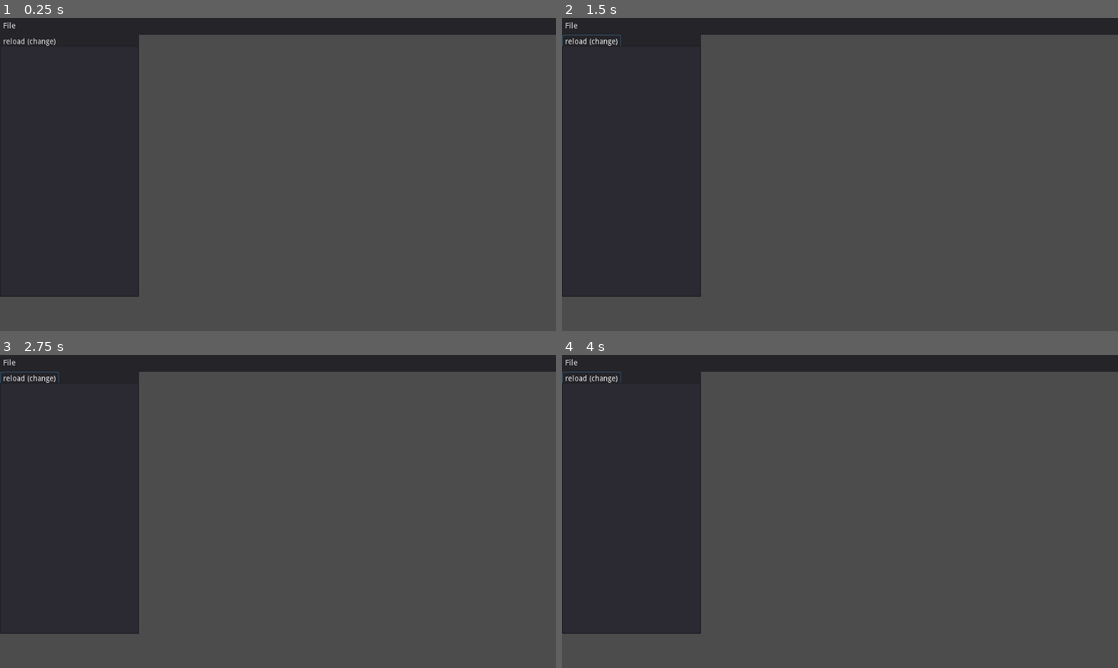
Above: before the commit, frames 1-4 (two rows, left to right).
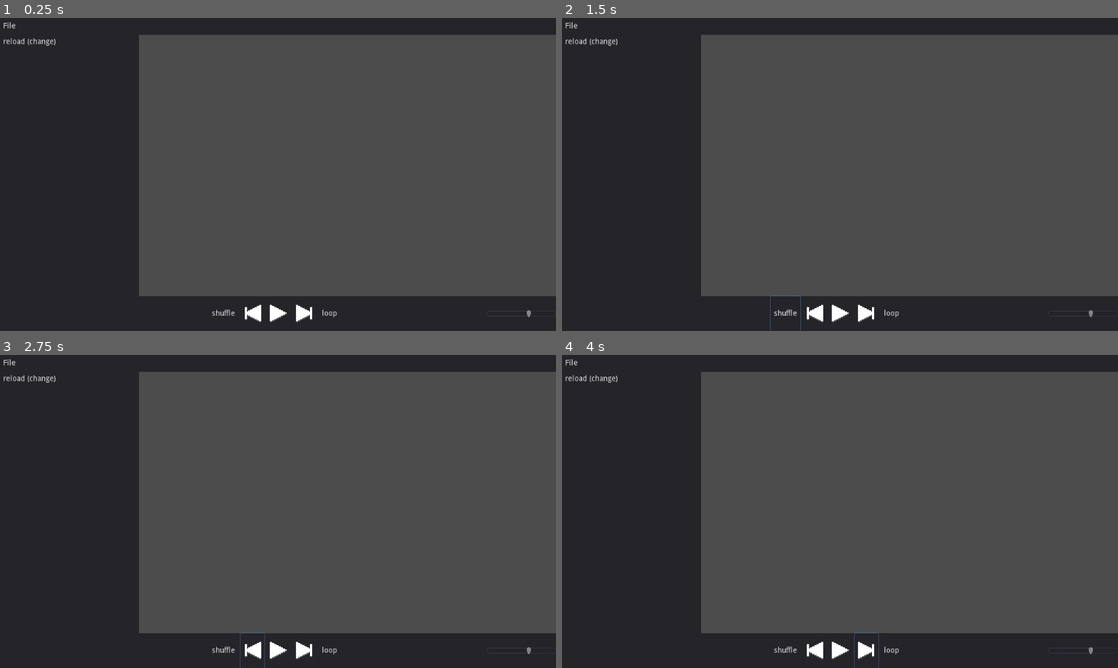
Above: after the commit, the same moments.

Repository: MoltenCoreDev/PixelMusicPlayer
Game: Godot game, scene res://Main.tscn
The game is run twice, just before and just after one commit, with the same random seed, the same clock (stepped at 60 frames per second) and the same inputs.
Inputs (mouse positions are in pixels of both pictures, inside the frame that each line leads up to):
- Up to frame 1 (0.25 s): no input
- Up to frame 2 (1.5 s): click "reload (change)" at 0.5 s; click (784, 312) at 1.25 s, where only the run after the commit has a clickable "shuffle"
- Up to frame 3 (2.75 s): click (250, 649) at 2.02 s
- Up to frame 4 (4 s): click (840, 649) at 2.77 s; click (867, 649) at 3.52 s

The runs differ from the first frame. In frame 1, 11% of the frame differs, in the area x 0-100%, y 88-100%; in frame 2, 11%, in the area x 0-100%, y 5-100%; in frame 3, 11%; in frame 4, 11%.

Commit message:
queue system, bottom bar, icons, fixes

Diff:
--- /dev/null
+++ b/API/Player.gd
@@ -0,0 +1,52 @@
+extends Node
+# This is the main player API for the music player
+# This script contains code for actually playing the music
+
+# ------------------------------------------------------------------------------
+onready var Player: AudioStreamPlayer = Global.main.find_node("MainPlayer")
+onready var Viewer: RichTextLabel = Global.main.get_node("dirty queue shower")
+# ------------------------------------------------------------------------------
+var queue: Array = []
+
+var loop: bool = false
+var shuffle: bool = false
+
+# ------------------------------------------------------------------------------
+signal finished
+
+# ------------------------------------------------------------------------------
+
+func _ready():
+	Player.connect("finished", self, "_finished")
+
+# ------------------------------------------------------------------------------
+
+func _add_to_queue(track: TrackFile) -> void:
+	queue.append(track)
+	if not Player.playing:
+		_play(queue[0].path)
+
+func _play(file_path: String) -> void:
+	var file := File.new()
+	file.open(file_path, File.READ)
+	var size := file.get_len()
+	var bytes := file.get_buffer(size)
+
+	var stream := AudioStreamMP3.new()
+	stream.data = bytes
+	Player.stream = stream
+	Player.playing = true
+
+
+# Returns the new pause state
+func toggle_pause() -> bool:
+	Player.stream_paused = !Player.stream_paused
+	return Player.stream_paused
+
+# ------------------------------------------------------------------------------
+
+func _finished() -> void:
+	emit_signal("finished", queue[0])
+	queue.pop_front()
+	if queue.size() > 0:
+		_play(queue[0].path)
--- /dev/null
+++ b/API/Tag.gd
@@ -0,0 +1,65 @@
+extends Node
+
+# Improve the reading of this
+
+func read_ID3(file_path: String) -> TrackFile:
+	var result := TrackFile.new()
+	result.path = file_path
+	var file = File.new()
+	file.open(file_path, File.READ)
+
+	# Check if file contains ID3
+	if file.get_buffer(3) != PoolByteArray([73, 68, 51]):
+		print("The file doesn't contain a ID3 header.")
+		return result
+
+	# Get version
+	if file.get_buffer(2) != PoolByteArray([4, 0]):
+		print(file_path)
+		return result
+
+	print(file.get_buffer(1))
+
+	# size of the header
+	var total_size := _sync_safe_to_int(file.get_buffer(4))
+	print(total_size)
+
+	# frames
+	while total_size > 0:
+		var frame_id: String = file.get_buffer(4).get_string_from_utf8()
+		var size: int = _sync_safe_to_int(file.get_buffer(4))
+		var flags: PoolByteArray = file.get_buffer(2)
+		total_size -= 10
+		print("Registerd frame %s with size %s with flags %s" % [frame_id, str(size), flags])
+		match frame_id:
+			"TIT2":
+				result.title = file.get_buffer(size).get_string_from_utf8()
+			"TPE1":
+				result.artist = file.get_buffer(size).get_string_from_utf8()
+			"TRCK":
+				result.index = file.get_buffer(size).get_string_from_utf8()
+			"TALB":
+					result.album = file.get_buffer(size).get_string_from_utf8()
+			"TDRC":
+				result.year = file.get_buffer(size).get_string_from_utf8()
+			_:
+				file.get_buffer(size)
+
+		total_size -= size
+
+	file.close()
+	return result
+
+func _size_to_int(bytes: PoolByteArray) -> int:
+	var sum := 0
+	for byte in bytes:
+		sum += byte
+	return sum
+
+# i'm just as confused as you are
+func _sync_safe_to_int(bytes: PoolByteArray) -> int:
+	var byte0: int = bytes[0]
+	var byte1: int = bytes[1]
+	var byte2: int = bytes[2]
+	var byte3: int = bytes[3]
+	return byte0 << 21 | byte1 << 14 | byte2 << 2 | byte3
--- a/Main.tscn
+++ b/Main.tscn
@@ -1,7 +1,11 @@
-[gd_scene load_steps=3 format=2]
+[gd_scene load_steps=7 format=2]
 
 [ext_resource path="res://Scripts/TopBar.gd" type="Script" id=1]
 [ext_resource path="res://Scripts/LeftBar.gd" type="Script" id=2]
+[ext_resource path="res://Scripts/BottomBar.gd" type="Script" id=3]
+[ext_resource path="res://Assets/MainControls/play.png" type="Texture" id=4]
+[ext_resource path="res://Assets/MainControls/skip_left.png" type="Texture" id=5]
+[ext_resource path="res://Assets/MainControls/skip_right.png" type="Texture" id=6]
 
 [node name="Control" type="Control"]
 anchor_right = 1.0
@@ -25,6 +29,88 @@
 margin_bottom = 30.0
 text = "File"
 switch_on_hover = true
+
+[node name="LeftBar" type="Panel" parent="."]
+anchor_top = 0.056
+anchor_right = 0.25
+anchor_bottom = 0.889
+margin_top = -1.256
+margin_bottom = -0.0640259
+script = ExtResource( 2 )
+__meta__ = {
+"_edit_group_": true
+}
+
+[node name="LibraryControls" type="HBoxContainer" parent="LeftBar"]
+anchor_right = 1.0
+anchor_bottom = 0.056
+margin_bottom = 0.191999
+
+[node name="Refresh" type="Button" parent="LeftBar/LibraryControls"]
+margin_right = 109.0
+margin_bottom = 27.0
+text = "reload (change)"
+flat = true
+
+[node name="ListScrollContainer" type="ScrollContainer" parent="LeftBar"]
+anchor_top = 0.069
+anchor_right = 1.0
+anchor_bottom = 1.0
+margin_top = -0.189003
+
+[node name="MainList" type="VBoxContainer" parent="LeftBar/ListScrollContainer"]
+
+[node name="BottomBar" type="Panel" parent="."]
+anchor_top = 0.889
+anchor_right = 1.0
+anchor_bottom = 1.0
+margin_top = -0.0640259
+script = ExtResource( 3 )
+
+[node name="MainControls" type="HBoxContainer" parent="BottomBar"]
+anchor_left = 0.375
+anchor_right = 0.562
+anchor_bottom = 1.0
+margin_left = -3.05176e-05
+margin_right = 0.511963
+alignment = 1
+
+[node name="Shuffle" type="ToolButton" parent="BottomBar/MainControls"]
+margin_right = 55.0
+margin_bottom = 64.0
+text = "shuffle"
+
+[node name="Back" type="ToolButton" parent="BottomBar/MainControls"]
+margin_left = 59.0
+margin_right = 103.0
+margin_bottom = 64.0
+icon = ExtResource( 5 )
+
+[node name="PlayPause" type="ToolButton" parent="BottomBar/MainControls"]
+margin_left = 107.0
+margin_right = 151.0
+margin_bottom = 64.0
+icon = ExtResource( 4 )
+
+[node name="Forward" type="ToolButton" parent="BottomBar/MainControls"]
+margin_left = 155.0
+margin_right = 199.0
+margin_bottom = 64.0
+icon = ExtResource( 6 )
+
+[node name="Loop" type="ToolButton" parent="BottomBar/MainControls"]
+margin_left = 203.0
+margin_right = 243.0
+margin_bottom = 64.0
+text = "loop"
+
+[node name="VolumeSlider" type="HSlider" parent="BottomBar"]
+anchor_left = 0.875
+anchor_right = 1.0
+anchor_bottom = 1.0
+margin_left = -6.10352e-05
+min_value = -40.0
+max_value = 24.0
 
 [node name="PopUps" type="Control" parent="."]
 anchor_left = 0.25
@@ -53,31 +139,11 @@
 current_dir = "/home/molten/Documents/GMP"
 current_path = "/home/molten/Documents/GMP/"
 
-[node name="LeftBar" type="Panel" parent="."]
-anchor_top = 0.056
-anchor_right = 0.25
-anchor_bottom = 0.889
-margin_top = -1.256
-margin_bottom = -0.0640259
-script = ExtResource( 2 )
+[node name="MainPlayer" type="AudioStreamPlayer" parent="."]
 
-[node name="LibraryControls" type="HBoxContainer" parent="LeftBar"]
-anchor_right = 1.0
-anchor_bottom = 0.056
-margin_bottom = 0.191999
-
-[node name="Refresh" type="Button" parent="LeftBar/LibraryControls"]
-margin_right = 109.0
-margin_bottom = 27.0
-text = "reload (change)"
-flat = true
-
-[node name="MainList" type="ItemList" parent="LeftBar"]
-anchor_top = 0.042
-anchor_right = 1.0
-anchor_bottom = 0.986
-margin_top = 0.143999
-margin_bottom = 7.95197
-max_text_lines = 2
-
+[connection signal="pressed" from="LeftBar/LibraryControls/Refresh" to="LeftBar" method="_on_Refresh_pressed"]
+[connection signal="pressed" from="BottomBar/MainControls/Back" to="BottomBar" method="_on_Back_pressed"]
+[connection signal="pressed" from="BottomBar/MainControls/PlayPause" to="BottomBar" method="_on_PlayPause_pressed"]
+[connection signal="pressed" from="BottomBar/MainControls/Forward" to="BottomBar" method="_on_Forward_pressed"]
+[connection signal="value_changed" from="BottomBar/VolumeSlider" to="BottomBar" method="_on_VolumeSlider_value_changed"]
 [connection signal="dir_selected" from="PopUps/FileDialog" to="TopBar" method="_file_dialog_dir_selected"]
--- a/Resources/LibraryFile.gd
+++ b/Resources/LibraryFile.gd
@@ -5,3 +5,5 @@
 
 
 export(Array, Resource) var tracks := []
+export(Array, Resource) var albums := []
+export(Array, Resource) var playlists := []
--- a/Resources/Track.gd
+++ /dev/null
@@ -1,9 +0,0 @@
-extends Resource
-class_name Track
-# TODO: DOCS
-
-export(String) var path: String
-export(String) var name: String
-export(String) var artist: String
-# TODO Create album resource
-#export(String) var album: String
--- /dev/null
+++ b/Resources/TrackFile.gd
@@ -0,0 +1,11 @@
+extends Resource
+class_name TrackFile
+# TODO: DOCS
+
+export(String) var path: String
+export(String) var title: String
+export(String) var artist: String
+export(String) var index: String
+export(String) var album: String
+export(String) var year: String
+export(String) var genre: String
--- /dev/null
+++ b/Scenes/Track.tscn
@@ -0,0 +1,23 @@
+[gd_scene load_steps=2 format=2]
+
+[sub_resource type="GDScript" id=1]
+script/source = "extends Button
+
+export(Resource) var track setget _set_track_file
+
+func _set_track_file(new_track: Resource) -> void:
+	track = new_track
+	self.text = track.title
+
+func _on_Track_pressed():
+	Player._add_to_queue(track)
+"
+
+[node name="Track" type="Button"]
+margin_right = 12.0
+margin_bottom = 20.0
+flat = true
+align = 0
+script = SubResource( 1 )
+
+[connection signal="pressed" from="." to="." method="_on_Track_pressed"]
--- /dev/null
+++ b/Scripts/BottomBar.gd
@@ -0,0 +1,27 @@
+extends Panel
+
+# ------------------------------------------------------------------------------
+onready var PlayPause: ToolButton = $MainControls/PlayPause
+onready var MainPlayer: AudioStreamPlayer = Global.main.find_node("MainPlayer")
+onready var VolumeSlider: HSlider = $VolumeSlider
+# ------------------------------------------------------------------------------
+onready var PlayIcon: Texture = preload("res://Assets/MainControls/play.png")
+onready var PauseIcon: Texture = preload("res://Assets/MainControls/pause.png")
+# ------------------------------------------------------------------------------
+func _on_PlayPause_pressed() -> void:
+	if Player.toggle_pause() == true:
+		PlayPause.icon = PlayIcon
+	else:
+		PlayPause.icon = PauseIcon
+
+func _on_Forward_pressed():
+	pass # Replace with function body.
+
+func _on_Back_pressed():
+	pass # Replace with function body.
+# ------------------------------------------------------------------------------
+
+func _on_VolumeSlider_value_changed(value) -> void:
+	MainPlayer.volume_db = value
+
+# ------------------------------------------------------------------------------
--- a/Scripts/LeftBar.gd
+++ b/Scripts/LeftBar.gd
@@ -2,7 +2,8 @@
 # TODO: DOCS
 
 # ------------------------------------------------------------------------------
-onready var List: ItemList = $MainList
+onready var Track: PackedScene = preload("res://Scenes/Track.tscn")
+onready var List: VBoxContainer = $ListScrollContainer/MainList
 # ------------------------------------------------------------------------------
 
 func _ready() -> void:
@@ -15,19 +16,40 @@
 
 # ------------------------------------------------------------------------------
 
+# TODO sorting
+
+# ------------------------------------------------------------------------------
+
 func _redraw_library() -> void:
-	List.clear()
+	var items := List.get_children()
+	for item in items:
+		item.queue_free()
+	if not Global.library:
+		# TODO create logger API
+		print("can't find library")
+		return
 	for track in Global.library.tracks:
-		List.add_item(track.name)
+		var list_item := Track.instance()
+		list_item.track = track
+		List.add_child(list_item)
+
 
 func _reimport_library(files: Array) -> void:
 	var lib := LibraryFile.new()
-	var final_string := ""
 	for item in files:
-		var track := Track.new()
-		track.path = item
-		track.name = item.get_file()
+		if not item.ends_with(".mp3"):
+			continue
+		var track := Tag.read_ID3(item)
+		if track.title == "":
+			track.title = item.get_file()
 		lib.tracks.append(track)
 	ResourceSaver.save("user://Library.tres", lib)
+	Global.library = lib
+	_redraw_library()
 
 # ------------------------------------------------------------------------------
+
+func _on_Refresh_pressed():
+	_redraw_library()
+
+# ------------------------------------------------------------------------------
--- a/Tag.gd
+++ /dev/null
@@ -1,16 +0,0 @@
-extends Node
-
-
-# Declare member variables here. Examples:
-# var a = 2
-# var b = "text"
-
-
-# Called when the node enters the scene tree for the first time.
-func _ready():
-	pass # Replace with function body.
-
-
-# Called every frame. 'delta' is the elapsed time since the previous frame.
-#func _process(delta):
-#	pass
--- a/project.godot
+++ b/project.godot
@@ -15,13 +15,13 @@
 "path": "res://Resources/LibraryFile.gd"
 }, {
 "base": "Resource",
-"class": "Track",
+"class": "TrackFile",
 "language": "GDScript",
-"path": "res://Resources/Track.gd"
+"path": "res://Resources/TrackFile.gd"
 } ]
 _global_script_class_icons={
 "LibraryFile": "",
-"Track": ""
+"TrackFile": ""
 }
 
 [application]
@@ -32,11 +32,41 @@
 
 [autoload]
 
-Global="*res://Global.gd"
+Global="*res://API/Global.gd"
+Player="*res://API/Player.gd"
+Tag="*res://API/Tag.gd"
 
 [display]
 
 window/size/height=576
+
+[importer_defaults]
+
+mp3={
+"loop": false,
+"loop_offset": 0
+}
+texture={
+"compress/bptc_ldr": 0,
+"compress/hdr_mode": 0,
+"compress/lossy_quality": 0.7,
+"compress/mode": 0,
+"compress/normal_map": 0,
+"detect_3d": false,
+"flags/anisotropic": false,
+"flags/filter": false,
+"flags/mipmaps": false,
+"flags/repeat": 0,
+"flags/srgb": 2,
+"process/HDR_as_SRGB": false,
+"process/fix_alpha_border": true,
+"process/invert_color": false,
+"process/normal_map_invert_y": false,
+"process/premult_alpha": false,
+"size_limit": 0,
+"stream": false,
+"svg/scale": 1.0
+}
 
 [physics]
 
Renamed: Global.gd -> API/Global.gd
Binary file added: Assets/MainControls/MainControls.ase
Binary file added: Assets/MainControls/pause.png
Not shown, added: Assets/MainControls/pause.png.import
Binary file added: Assets/MainControls/play.png
Not shown, added: Assets/MainControls/play.png.import
Binary file added: Assets/MainControls/skip_left.png
Not shown, added: Assets/MainControls/skip_left.png.import
Binary file added: Assets/MainControls/skip_right.png
Not shown, added: Assets/MainControls/skip_right.png.import
Not shown, changed: roadmap.md
